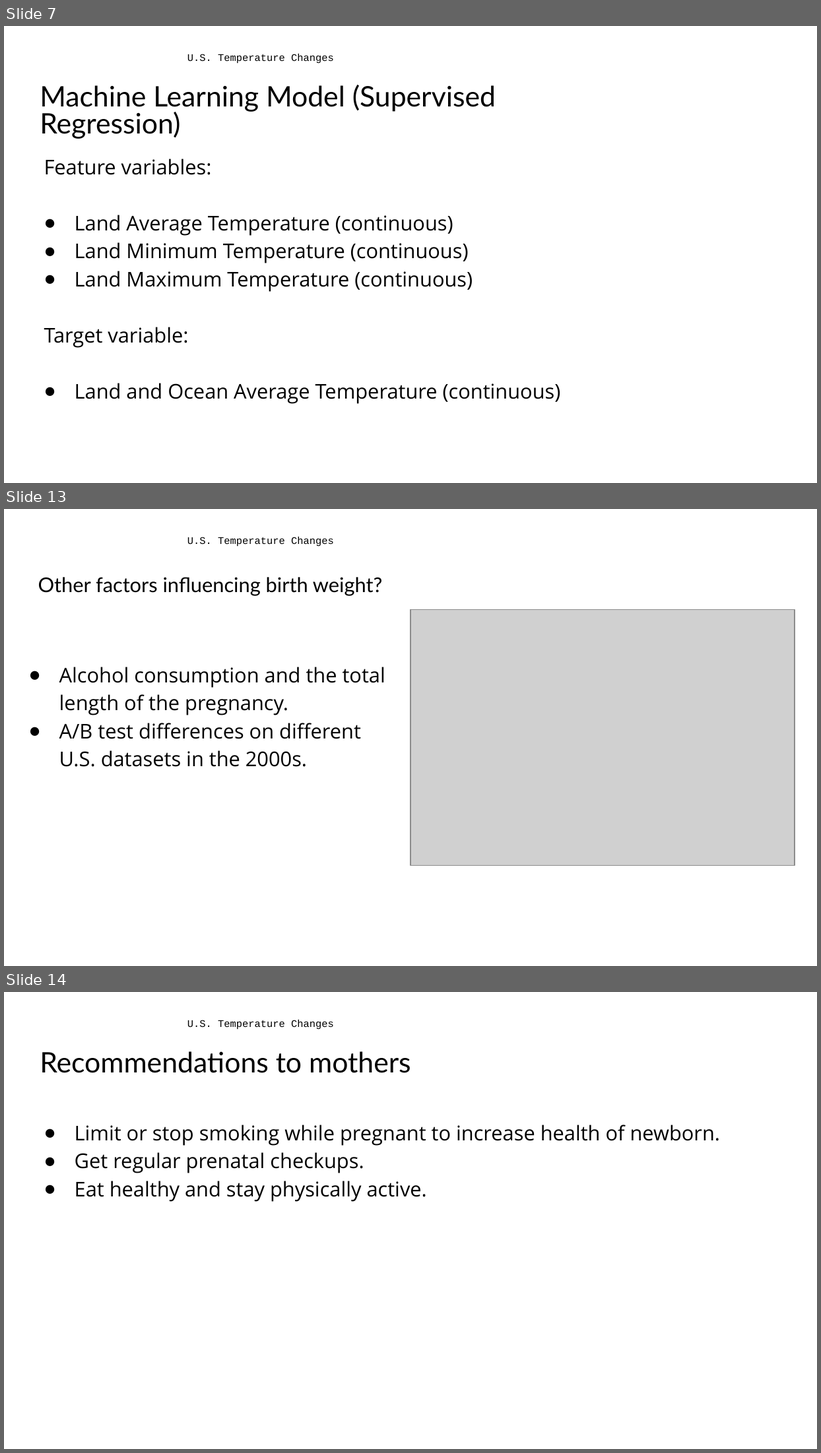
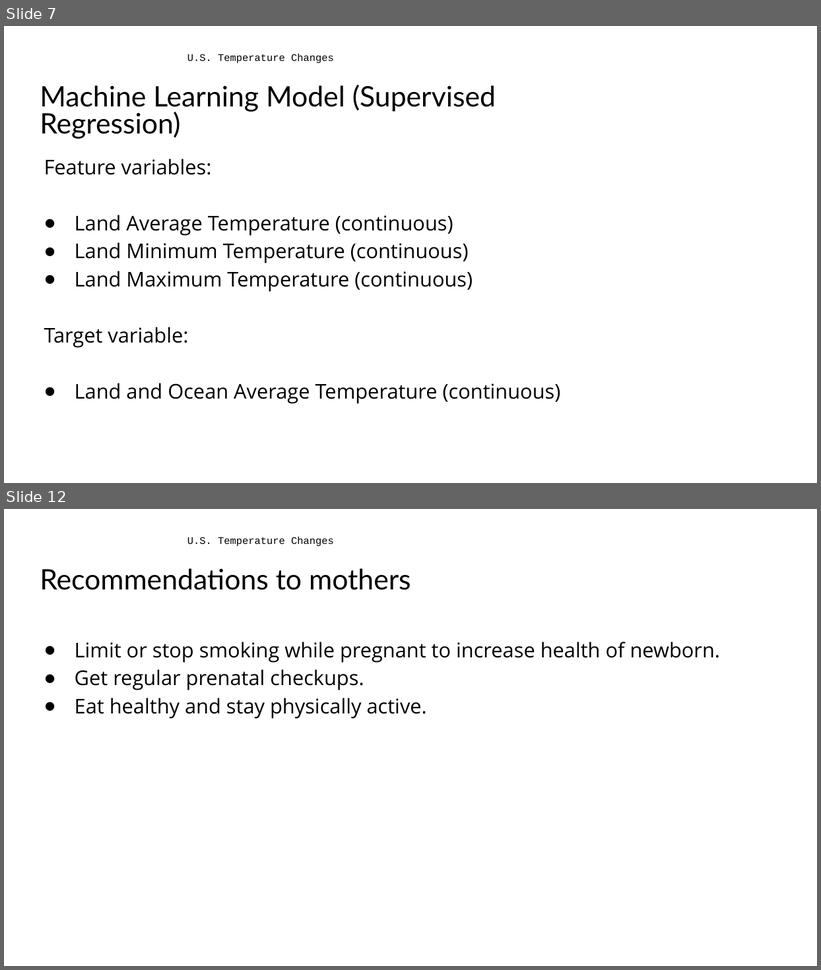
Before and after one commit to matthewshawnkehoe/Data-Science-Projects, a slide deck: Capstone Projects/Capstone_Two_Supervised_ML/Predicting_Temperature_Change.pptx. Shown one above the other, each under a label of ours: slides 7, 13 and 14 before the commit, slides 7 and 12 after it; the slides between them are not shown. The pictures are 821x1453 and 821x970 pixels, drawn with LibreOffice and Linux fonts; fonts in the diff are those of the drawing; grey boxes stand for pictures; background and template pictures are left out. Boxes give left, top, right and bottom in pixels: in the first picture for what was removed or moved away, otherwise in the second. Text is boxed around its words. In the diff, an @@ line names an element or a change of style, - is before the commit and + after.

```diff
--- a/Capstone Projects/Capstone_Two_Supervised_ML/Predicting_Temperature_Change.pptx
+++ b/Capstone Projects/Capstone_Two_Supervised_ML/Predicting_Temperature_Change.pptx
@@ slide 13 removed at bbox=[4, 509, 817, 966], background #FFFFFF; not listed: 1 template element that a slide beside it also shows @@
@@ subtitle removed at bbox=[38, 577, 382, 596] @@
-Other factors influencing birth weight?
@@ picture removed at bbox=[411, 610, 795, 866] @@
@@ subtitle removed at bbox=[59, 667, 385, 767] @@
-● Alcohol consumption and the total length of the pregnancy.
-● A/B test differences on different U.S. datasets in the 2000s.
@@ what was slide 14 is now slide 12 @@
```
Also in this commit, not shown: 3 slides changed, 1 other slide removed, 1 other file.
